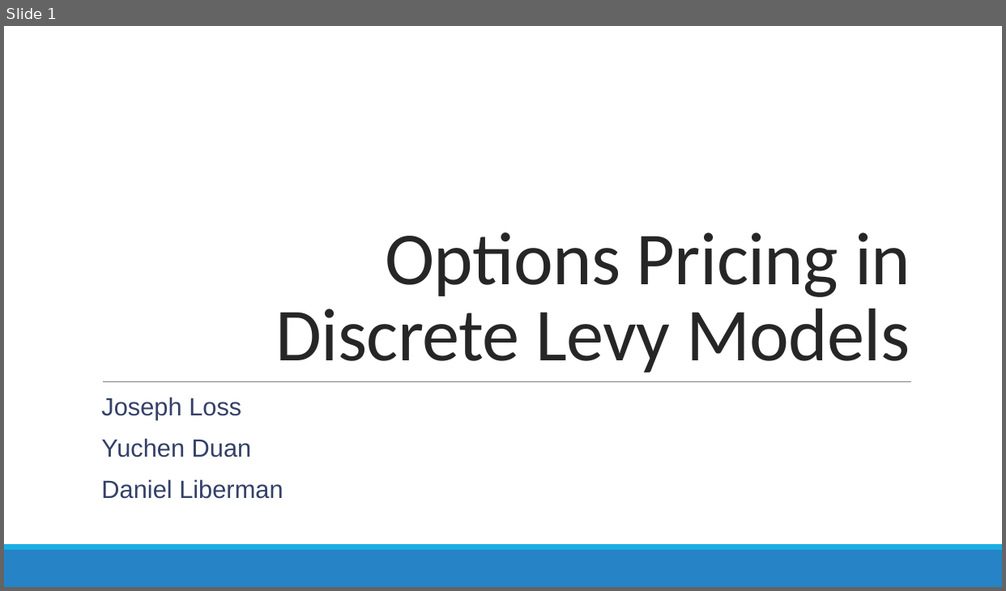
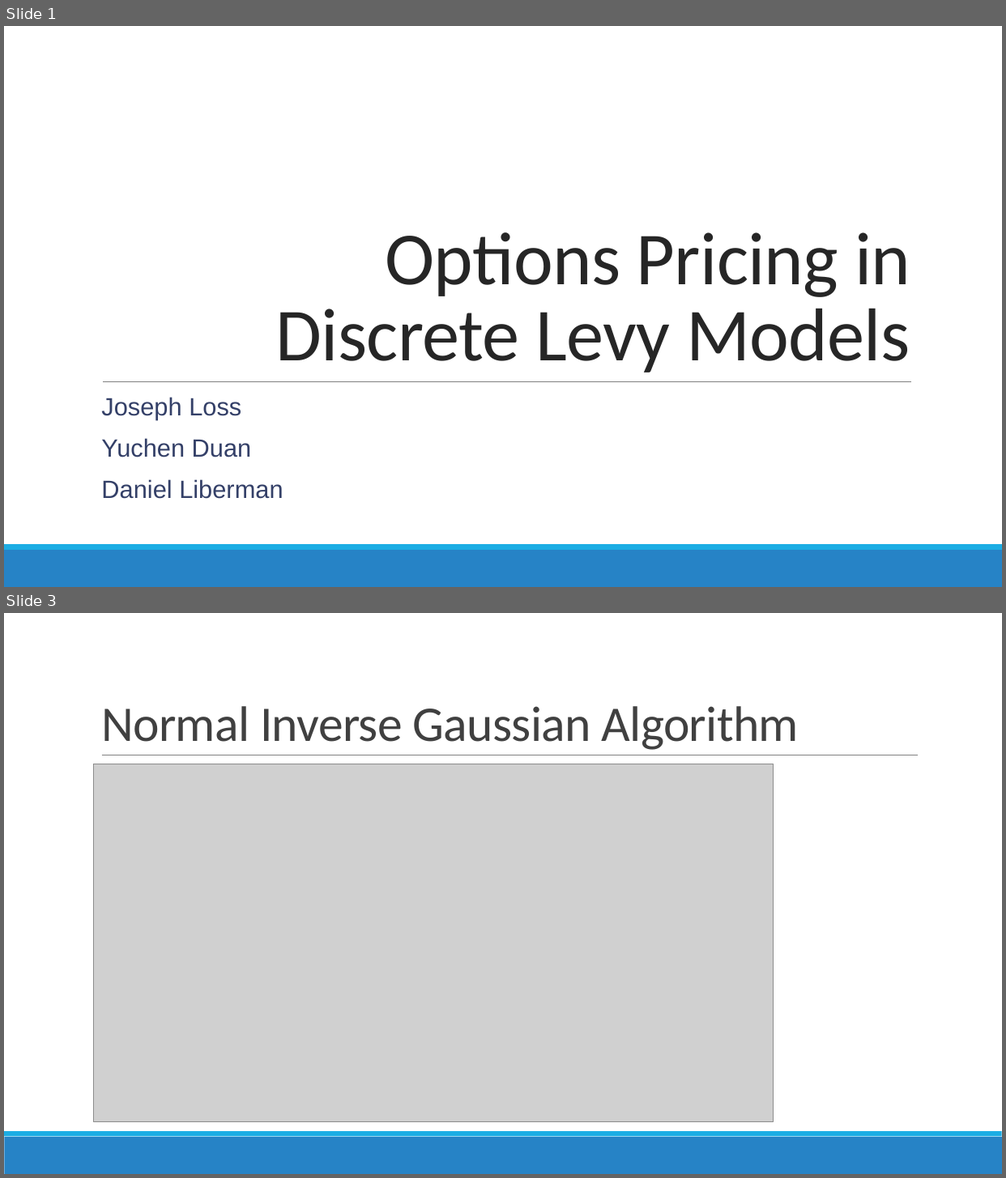
Before and after one commit to chicago-joe/Option-Pricing-via-Levy-Models-in-R, a slide deck: doc/RFinance Presentation.pptx. Shown one above the other, each under a label of ours: slide 1 before the commit, slides 1 and 3 after it; the slides between them are not shown. The pictures are 1006x591 and 1006x1178 pixels, drawn with LibreOffice and Linux fonts; fonts in the diff are those of the drawing; grey boxes stand for pictures. Boxes give left, top, right and bottom in pixels: in the first picture for what was removed or moved away, otherwise in the second. Text is boxed around its words. In the diff, an @@ line names an element or a change of style, - is before the commit and + after.

```diff
--- a/doc/RFinance Presentation.pptx
+++ b/doc/RFinance Presentation.pptx
@@ slide 3 added at [4, 613, 1002, 1174], background #FFFFFF; not listed: 2 template elements that a slide beside it also shows @@
@@ title added at [101, 706, 799, 750], 48 pt, text #404040 @@
+Normal Inverse Gaussian Algorithm
@@ line added from (102, 756) to (918, 756), #808080 0.5 pt @@
@@ picture added at [94, 764, 774, 1122] @@
```
Also in this commit, not shown: 3 slides changed, 2 other slides added, 2 slides removed, 3 other files.
